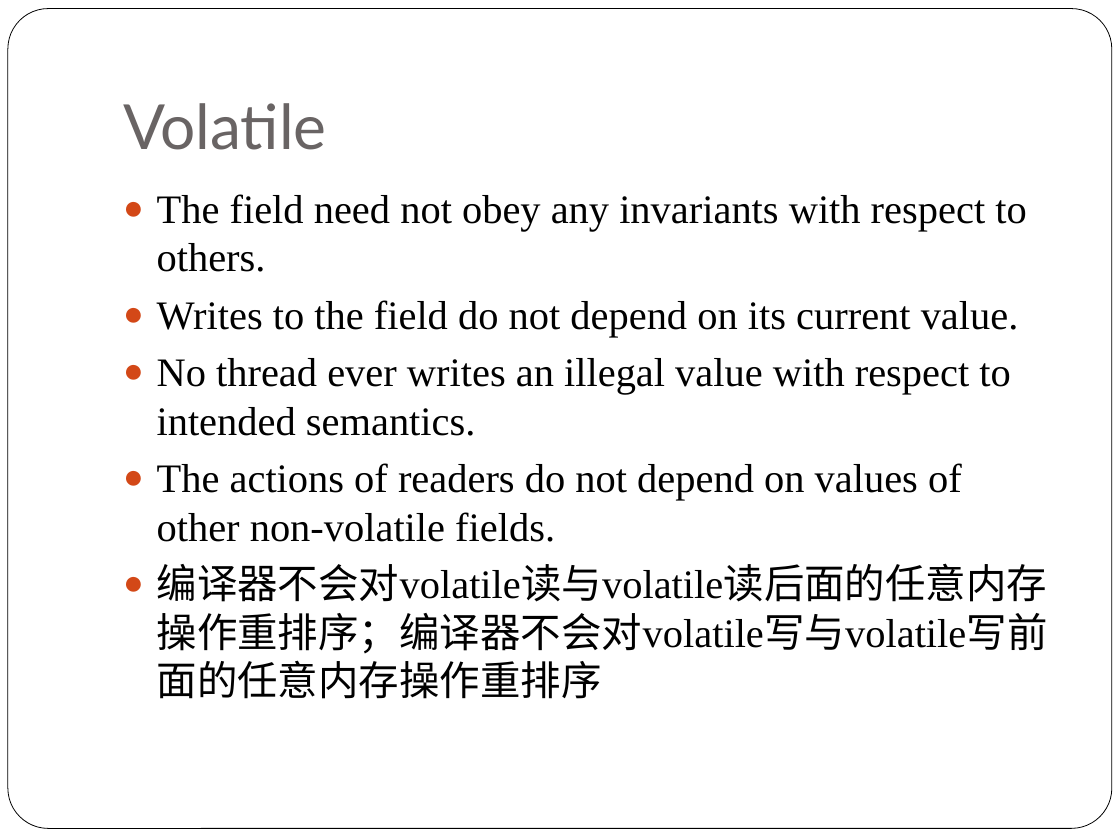
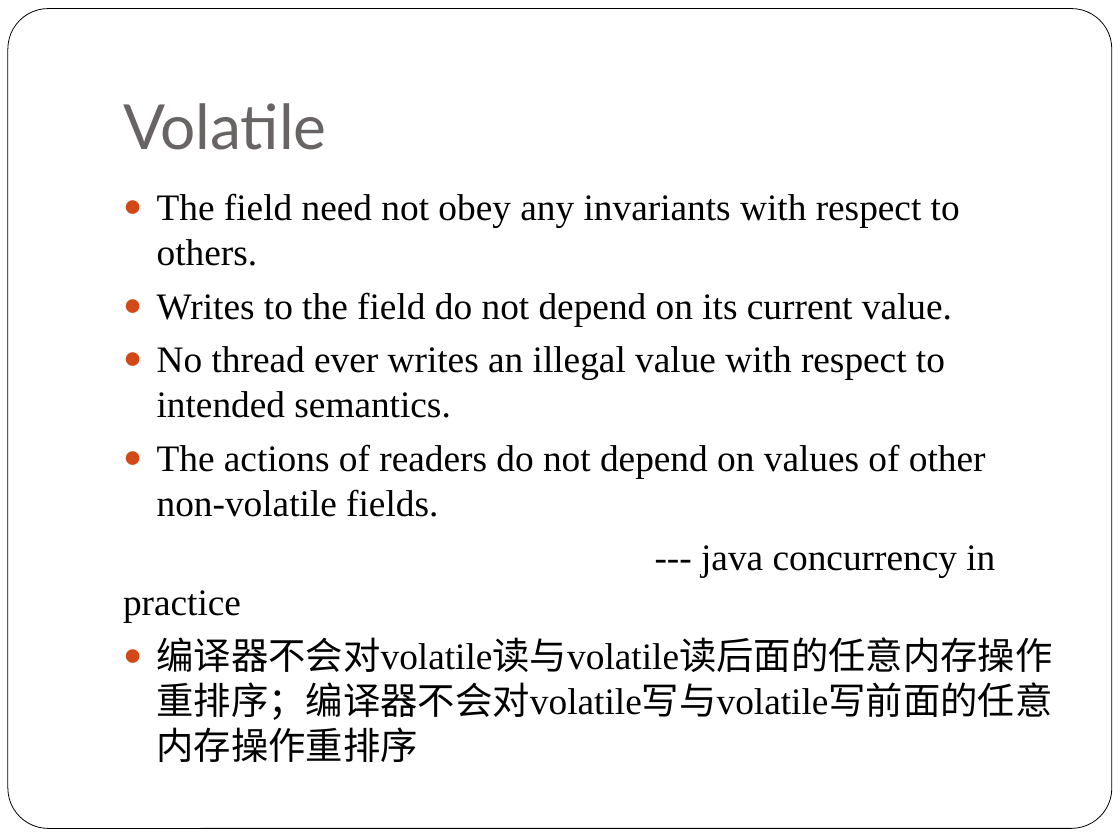
Before and after one commit to NickyQian/Practice, a slide deck: slide 9 of Document/Java Concurrency.pptx. Drawn at 1120x840 pixels with LibreOffice and Linux fonts; fonts in the diff are those of the drawing. Boxes give left, top, right and bottom in pixels: in the first picture for what was removed or moved away, otherwise in the second. Text is boxed around its words. In the diff, an @@ line names an element or a change of style, - is before the commit and + after.

Commit message:
complete java concurrency ppt.

```diff
--- a/Document/Java Concurrency.pptx
+++ b/Document/Java Concurrency.pptx
@@ text at bbox=[157, 193, 1053, 720]: size 26 to 24.1 pt @@
@@ text at bbox=[123, 545, 995, 622]: paragraph added @@
+--- java concurrency in practice
```
Also in this commit, not shown: 8 other slides changed, 11 slides added, 2 slides removed.
